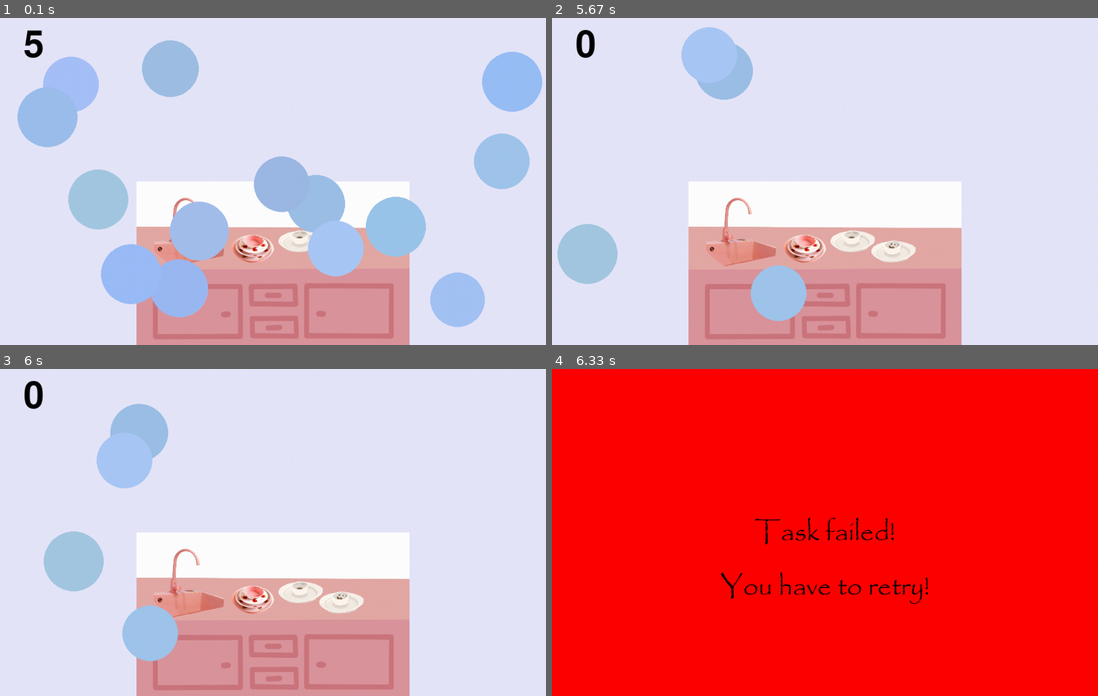
Above: before the commit, frames 1-4 (two rows, left to right).
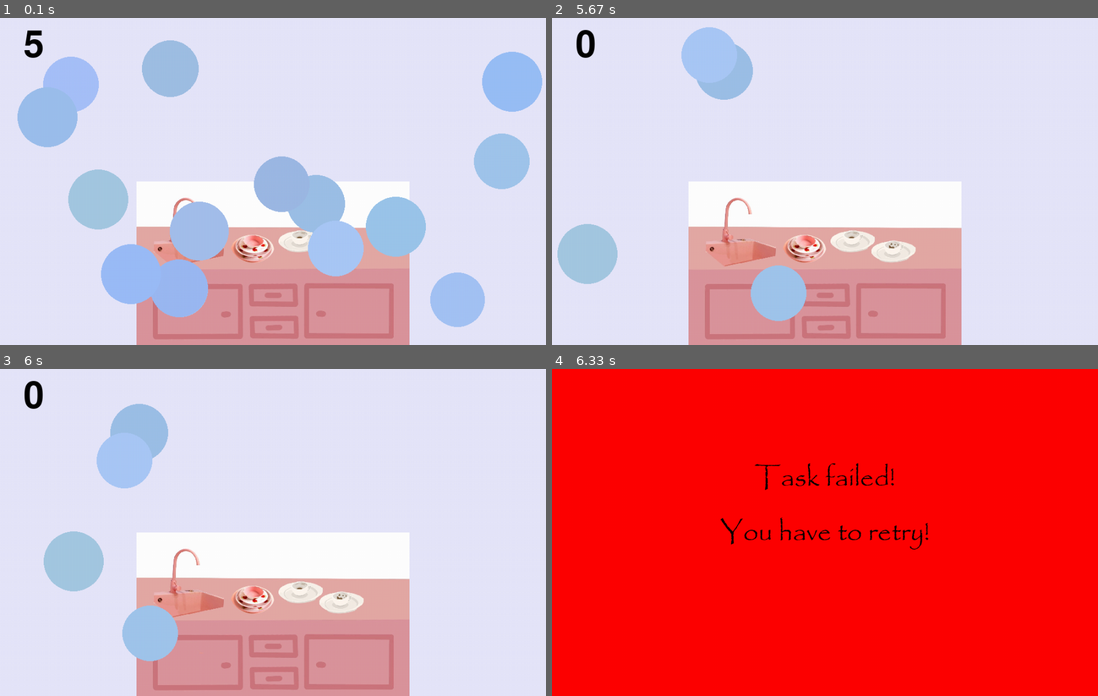
Above: after the commit, the same moments.

Repository: rhit-catapult/pygameproject-caffeinerush
Game: pygame game, started from Task 2.py
Same seed, same stepped clock (60 frames per second), same inputs: the game is played once before the commit and once after it.
Inputs (mouse positions are in pixels of both pictures, inside the frame that each line leads up to):
- Up to frame 1 (0.1 s): no input
- Up to frame 2 (5.67 s): press the mouse at (693, 184) at 0.37 s; move the mouse to (786, 217) at 0.47 s; release the mouse at (879, 253) at 0.6 s; press the mouse at (693, 184) at 0.7 s; move the mouse to (792, 197) at 0.8 s; release the mouse at (890, 210) at 0.93 s; click (808, 125) at 1.55 s; press the mouse at (808, 125) at 1.87 s; move the mouse to (912, 197) at 1.97 s; release the mouse at (1016, 266) at 2.1 s; press the mouse at (808, 125) at 2.2 s; move the mouse to (874, 125) at 2.3 s; release the mouse at (939, 122) at 2.43 s; press the mouse at (808, 125) at 2.53 s; move the mouse to (879, 112) at 2.63 s; release the mouse at (945, 99) at 2.77 s; click (743, 276) at 3.22 s; click (939, 138) at 3.55 s
- Up to frame 3 (6 s): no input
- Up to frame 4 (6.33 s): no input

Frames 1-3 are identical in both runs. In frame 4, 1.7% of the frame differs, in the area x 30-69%, y 28-73%.

Commit message:
test commit

Diff:
--- a/Task 2.py
+++ b/Task 2.py
@@ -109,9 +109,9 @@
                 task_text = "Task failed!"
                 task_text2 = "You have to retry!"
                 task_text_surface = task_font.render(task_text, True, (0, 0, 0))
-                task_text_rect = task_text_surface.get_rect(center=(500, 300))
+                task_text_rect = task_text_surface.get_rect(center=(500, 200))
                 task_text_surface2 = task_font.render(task_text2, True, (0,0,0))
-                task_text_rect2 = task_text_surface2.get_rect(center=(500,400))
+                task_text_rect2 = task_text_surface2.get_rect(center=(500,300))
                 screen.blit(task_text_surface2, task_text_rect2)
                 screen.blit(task_text_surface, task_text_rect)
 
